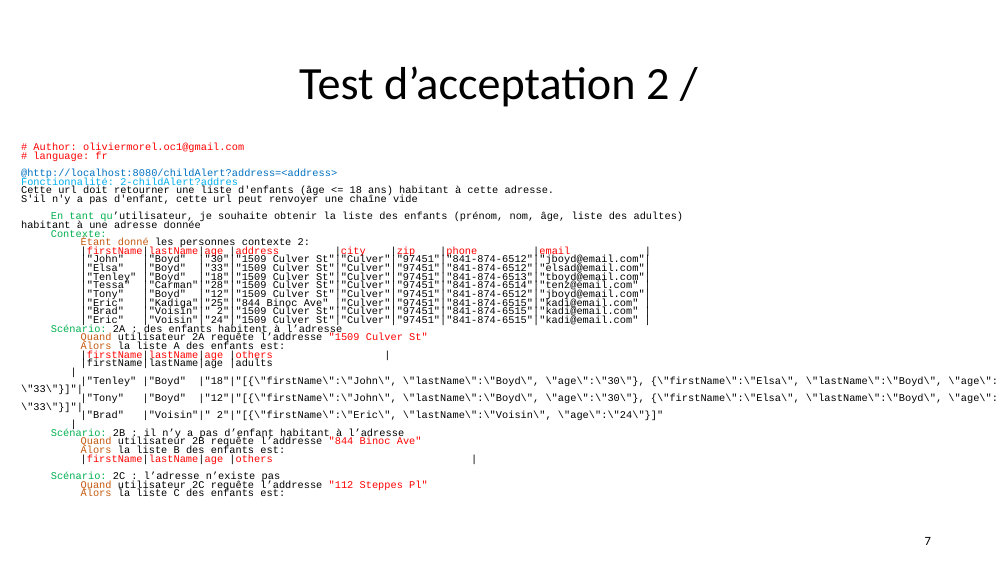
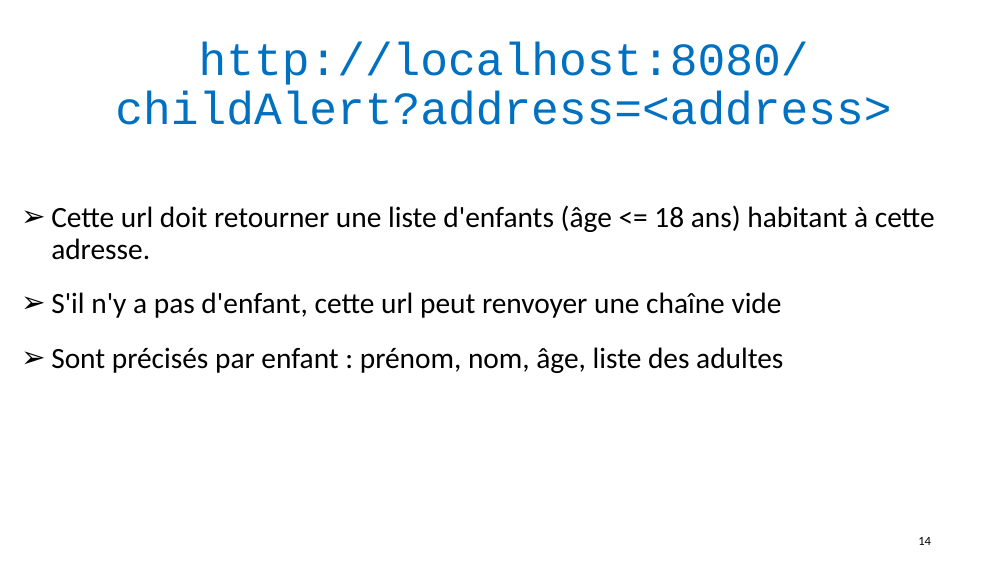
Before and after one commit to andrechico999/https-github.com-emmo78-com.safetynet.alerts, a slide deck: slide 14 of A_Livrables/MOREL_Olivier_4_slides_062022.pptx (slide 7 before the commit). Drawn at 1008x567 pixels with LibreOffice and Linux fonts; fonts in the diff are those of the drawing. Boxes give left, top, right and bottom in pixels: in the first picture for what was removed or moved away, otherwise in the second. Text is boxed around its words. In the diff, an @@ line names an element or a change of style, - is before the commit and + after.

Commit message:
wip : coding Unit Test done for RequestService

```diff
--- a/A_Livrables/MOREL_Olivier_4_slides_062022.pptx
+++ b/A_Livrables/MOREL_Olivier_4_slides_062022.pptx
@@ title at (115, 42, 891, 125): text changed; font Calibri to Courier New; text colour #000000 to #0070C0 @@
-Test d’acceptation 2 /
+http://localhost:8080/childAlert?address=<address>
@@ text at (21, 143, 337, 189): paragraphs removed @@
-# Author: oliviermorel.oc1@gmail.com
-# language: fr
-@http://localhost:8080/childAlert?address=<address>
-Fonctionnalité: 2-childAlert?addres
@@ text at (51, 205, 935, 318): size 9.8 to 28 pt, font Courier New to Calibri in "Cette url doit retourner une liste d'enfants ...", "S'il n'y a pas d'enfant, cette url ..."; bullet none to ➢; line spacing 0.7 to 0.9; more space between paragraphs @@
@@ text at (51, 347, 783, 373): text changed; size 9.8 to 28 pt; font Courier New to Calibri @@
-En tant qu’utilisateur, je souhaite obtenir la liste des enfants (prénom, nom, âge, liste des adultes)
-habitant à une adresse donnée
-Contexte:
-Étant donné les personnes contexte 2:
-|firstName|lastName|age |address |city |zip |phone |email |
-|"John" |"Boyd" |"30"|"1509 Culver St"|"Culver"|"97451"|"841-874-6512"|"jboyd@email.com"|
-|"Elsa" |"Boyd" |"33"|"1509 Culver St"|"Culver"|"97451"|"841-874-6512"|"elsad@email.com"|
-|"Tenley" |"Boyd" |"18"|"1509 Culver St"|"Culver"|"97451"|"841-874-6513"|"tboyd@email.com"|
-|"Tessa" |"Carman"|"28"|"1509 Culver St"|"Culver"|"97451"|"841-874-6514"|"tenz@email.com" |
-|"Tony" |"Boyd" |"12"|"1509 Culver St"|"Culver"|"97451"|"841-874-6512"|"jboyd@email.com"|
-|"Eric" |"Kadiga"|"25"|"844 Binoc Ave" |"Culver"|"97451"|"841-874-6515"|"kadi@email.com" |
-|"Brad" |"Voisin"|" 2"|"1509 Culver St"|"Culver"|"97451"|"841-874-6515"|"kadi@email.com" |
-|"Eric" |"Voisin"|"24"|"1509 Culver St"|"Culver"|"97451"|"841-874-6515"|"kadi@email.com" |
-Scénario: 2A : des enfants habitent à l’adresse
-Quand utilisateur 2A requête l’addresse "1509 Culver St"
-Alors la liste A des enfants est:
-|firstName|lastName|age |others |
-|firstName|lastName|age |adults |
-|"Tenley" |"Boyd" |"18"|"[{\"firstName\":\"John\", \"lastName\":\"Boyd\", \"age\":\"30\"}, {\"firstName\":\"Elsa\", \"lastName\":\"Boyd\", \"age\":\"33\"}]"|
-|"Tony" |"Boyd" |"12"|"[{\"firstName\":\"John\", \"lastName\":\"Boyd\", \"age\":\"30\"}, {\"firstName\":\"Elsa\", \"lastName\":\"Boyd\", \"age\":\"33\"}]"|
-|"Brad" |"Voisin"|" 2"|"[{\"firstName\":\"Eric\", \"lastName\":\"Voisin\", \"age\":\"24\"}]" |
-Scénario: 2B : il n’y a pas d’enfant habitant à l’adresse
-Quand utilisateur 2B requête l’addresse "844 Binoc Ave"
-Alors la liste B des enfants est:
-|firstName|lastName|age |others |
-Scénario: 2C : l’adresse n’existe pas
-Quand utilisateur 2C requête l’addresse "112 Steppes Pl"
-Alors la liste C des enfants est:
+➢ Sont précisés par enfant : prénom, nom, âge, liste des adultes
@@ page number at (918, 537, 931, 545): text changed @@
-7
+14
```
Also in this commit, not shown: 14 other slides changed, 10 slides added, 7 slides removed, 5 other files.
